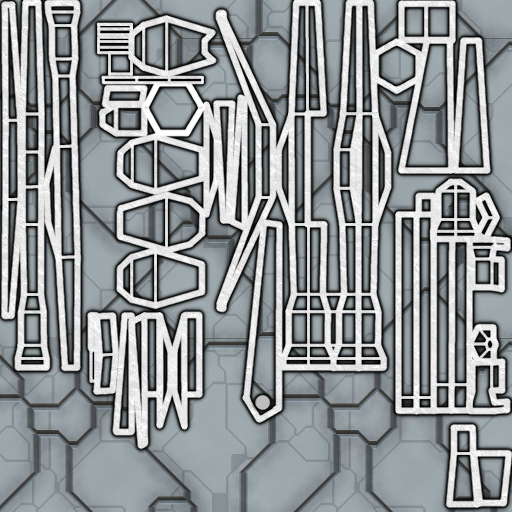
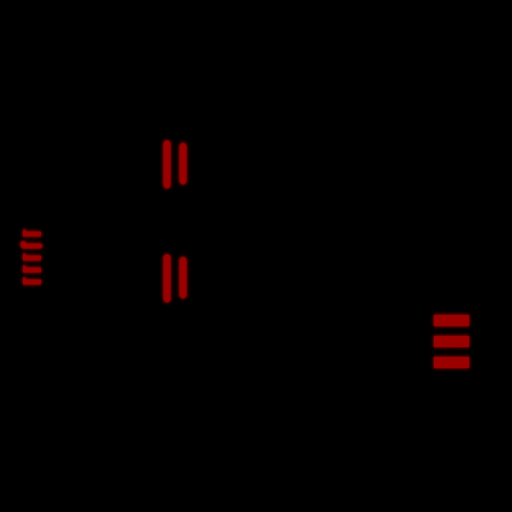
Layered file, before and after one edit (512 x 512). Changes by layer:
hid "perno #1" over [255, 395, 271, 410]
hid "perno copia #3" over [249, 389, 276, 416]
hid "perno copia #2" over [249, 389, 276, 416]
hid "perno copia #1" over [249, 389, 276, 416]
hid "perno copia" over [249, 389, 276, 416]
hid "perno" over [249, 389, 276, 416]
hid "perimetro", painted on it over [1, 0, 512, 508]
removed layer "perimetro copia #6" over [0, 0, 512, 512]
hid "perimetro copia #5", painted on it over [0, 0, 512, 512]
hid "perimetro copia #4", painted on it over [0, 0, 512, 512]
hid "perimetro copia #3", painted on it over [0, 0, 512, 512]
hid "perimetro copia #2", painted on it over [0, 0, 512, 512]
hid "perimetro copia #1", painted on it over [0, 0, 512, 512]
hid "perimetro copia", painted on it over [0, 0, 512, 512]
added layer "luci" above "scalacolore" over [15, 135, 475, 374]
added layer "sfondo" above "sfondo AND" over [0, 0, 512, 512]
hid "sfondo AND" over [0, 0, 512, 512]
